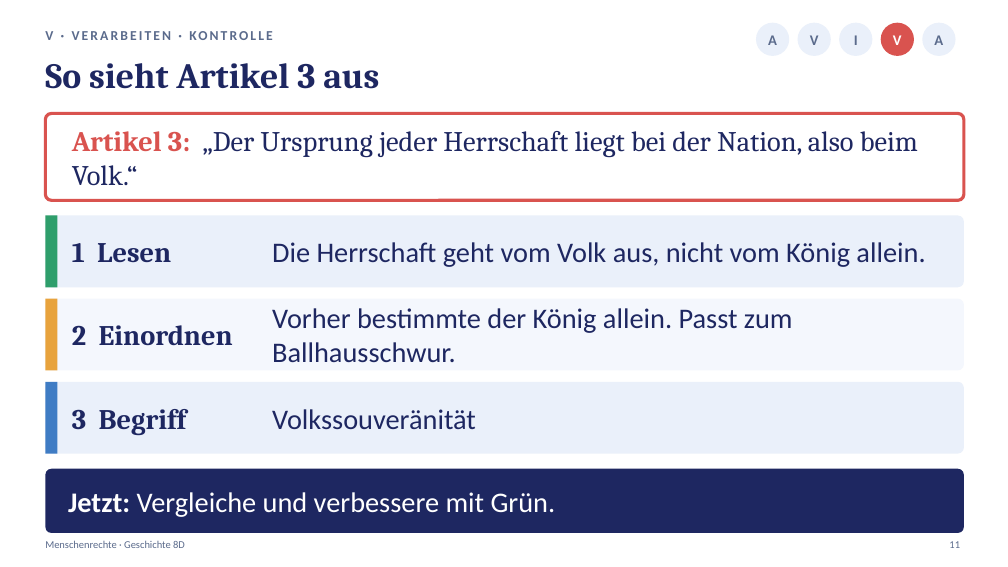
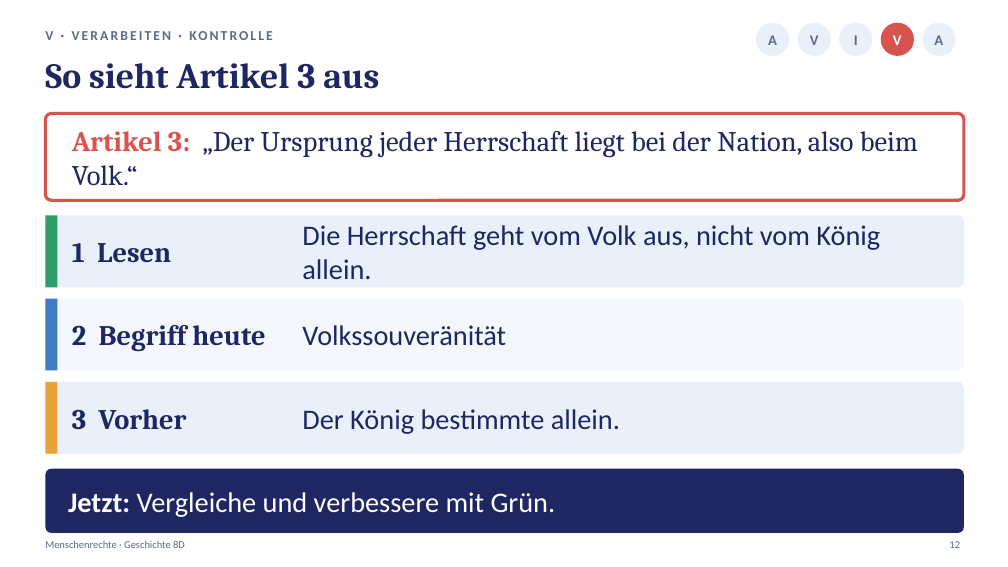
Before and after one commit to golzkonstantin-gif/Schule, a slide deck: slide 12 of Geschichte_8D/Stunde4_Menschenrechte/Praesentation_Stunde4_Menschenrechte_8D.pptx (slide 11 before the commit). Drawn at 1008x567 pixels with LibreOffice and Linux fonts; fonts in the diff are those of the drawing. Boxes give left, top, right and bottom in pixels: in the first picture for what was removed or moved away, otherwise in the second. Text is boxed around its words. In the diff, an @@ line names an element or a change of style, - is before the commit and + after.

```diff
--- a/Geschichte_8D/Stunde4_Menschenrechte/Praesentation_Stunde4_Menschenrechte_8D.pptx
+++ b/Geschichte_8D/Stunde4_Menschenrechte/Praesentation_Stunde4_Menschenrechte_8D.pptx
@@ text "Die Herrschaft geht vom Volk ..." rewrapped from (272, 242, 925, 267) to (302, 225, 880, 279) @@
@@ rectangle at (45, 299, 57, 371): fill #E8A33D to #3F7CC4 @@
@@ text at (72, 325, 265, 352): text changed @@
-2 Einordnen
+2 Begriff heute
@@ text at (302, 325, 506, 345): text changed @@
-Vorher bestimmte der König allein. Passt zum Ballhausschwur.
+Volkssouveränität
@@ rectangle at (45, 382, 57, 454): fill #3F7CC4 to #E8A33D @@
@@ text at (72, 409, 187, 429): text changed @@
-3 Begriff
+3 Vorher
@@ text at (302, 409, 620, 434): text changed @@
-Volkssouveränität
+Der König bestimmte allein.
```
Also in this commit, not shown: 14 other slides changed, 6 slides added, 4 slides removed, 16 other files.
